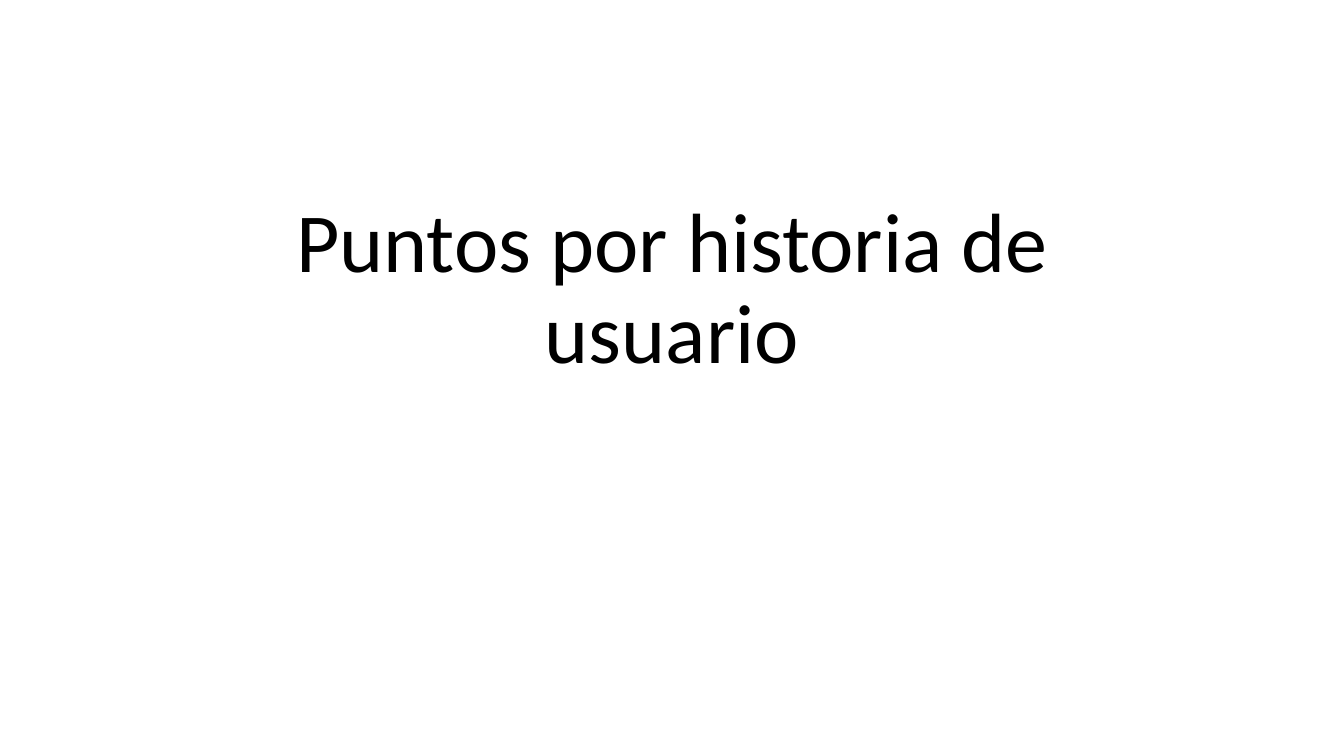
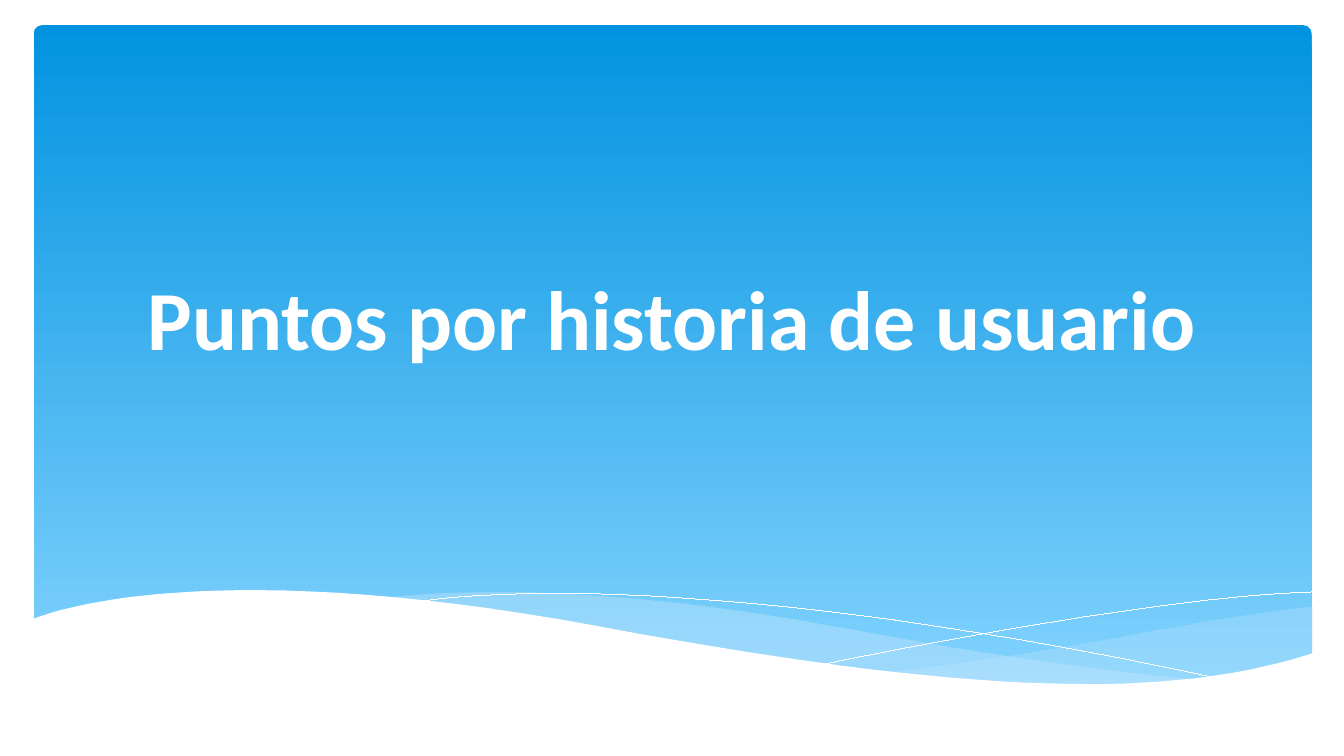
Before and after one commit to JulianAguilar/Equipo6AdminProy, a slide deck: slide 1 of Exposiciones/Puntos por historia de usuarioHVG.pptx. Drawn at 1344x756 pixels with LibreOffice and Linux fonts; fonts in the diff are those of the drawing. Boxes give left, top, right and bottom in pixels: in the first picture for what was removed or moved away, otherwise in the second. Text is boxed around its words. In the diff, an @@ line names an element or a change of style, - is before the commit and + after.

```diff
--- a/Exposiciones/Puntos por historia de usuarioHVG.pptx
+++ b/Exposiciones/Puntos por historia de usuarioHVG.pptx
@@ rounded rectangle added at (33,25,1312,691), fill gradient #0293E0 to #83D3FE @@
@@ title "Puntos por historia de usuario": place and size @@
-title "Puntos por historia de usuario" at (296,213,1048,364)
+title "Puntos por historia de usuario" at (148,291,1195,364)
@@ title "Puntos por historia de usuario" at (148,291,1195,364): text colour #000000 to #FFFFFF, bold on; line spacing 0.9 to 1 @@
@@ group added at (31,591,1314,738): 5 freeform shapes @@
```
Also in this commit, not shown: 8 other slides changed, 3 slides added, 7 slides removed.
